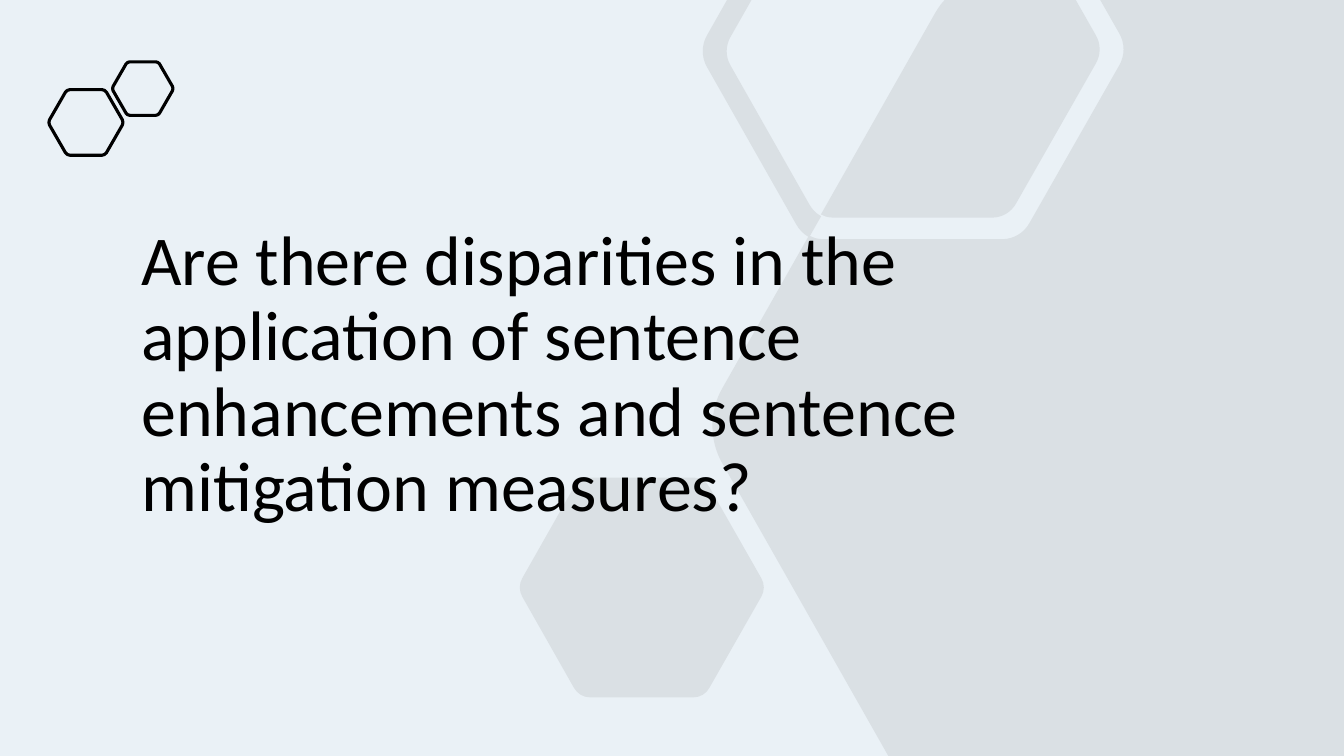
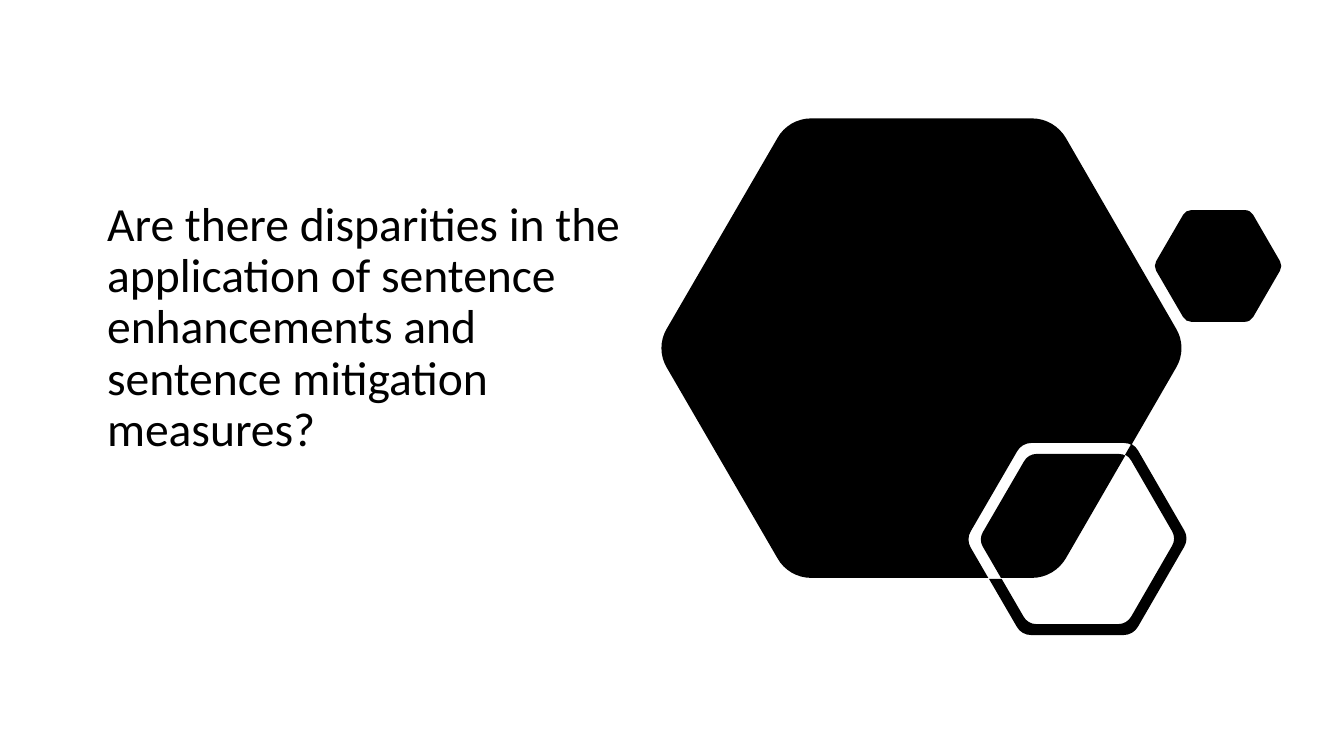
Before and after one commit to jenwhitson/sentencing_project, a slide deck: slide 15 of Presentation.pptx. Drawn at 1344x756 pixels with LibreOffice and Linux fonts; fonts in the diff are those of the drawing. Boxes give left, top, right and bottom in pixels: in the first picture for what was removed or moved away, otherwise in the second. Text is boxed around its words. In the diff, an @@ line names an element or a change of style, - is before the commit and + after.

Commit message:
updated theme

```diff
--- a/Presentation.pptx
+++ b/Presentation.pptx
@@ background #EAF1F6 to #FFFFFF @@
@@ freeform shape removed at (113,62,173,115) @@
@@ freeform shape removed at (48,90,123,155) @@
@@ title "Are there disparities in the ...": place and size @@
-title "Are there disparities in the ..." at (141,236,957,523)
+title "Are there disparities in the ..." at (107,208,620,447)
@@ title "Are there disparities in the ..." at (107,208,620,447): size 50 to 34 pt; vertical alignment top to bottom @@
@@ freeform shape: place and size @@
-freeform shape at (520,0,1344,756)
+freeform shape at (661,118,1281,635)
@@ freeform shape at (661,118,1281,635): fill #808080 at 15% opacity to #000000 @@
```
Also in this commit, not shown: 14 other slides changed, 1 slide removed.
